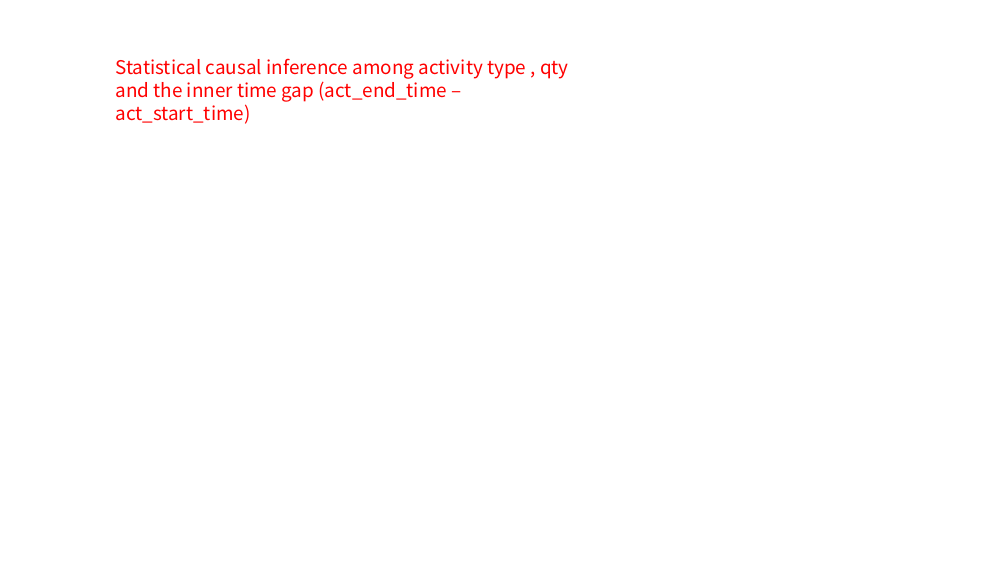
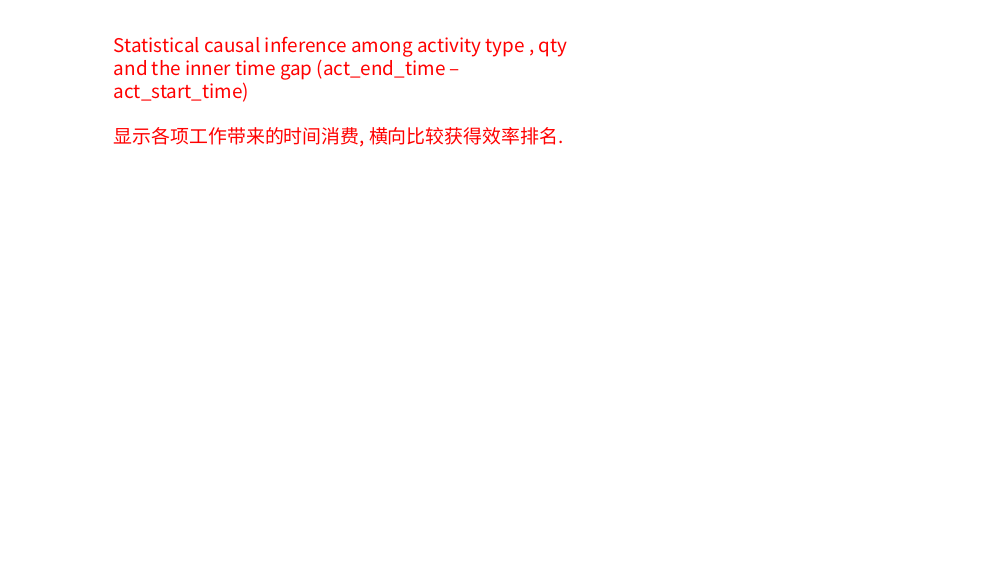
Before and after one commit to fyenne/play4_activity, a slide deck: slide 6 of activity_tracking_1014.pptx. Drawn at 1008x567 pixels with LibreOffice and Linux fonts; fonts in the diff are those of the drawing; background and template pictures are left out. Boxes give left, top, right and bottom in pixels: in the first picture for what was removed or moved away, otherwise in the second. Text is boxed around its words. In the diff, an @@ line names an element or a change of style, - is before the commit and + after.

```diff
--- a/activity_tracking_1014.pptx
+++ b/activity_tracking_1014.pptx
@@ text "Statistical causal inference among activity ...": place and size @@
-text "Statistical causal inference among activity ..." at (115,58,569,124)
+text "Statistical causal inference among activity ..." at (114,36,567,147)
@@ text at (114,127,563,147): paragraph added @@
+显示各项工作带来的时间消费, 横向比较获得效率排名.
```
Also in this commit, not shown: 4 other slides changed, 1 other file.
